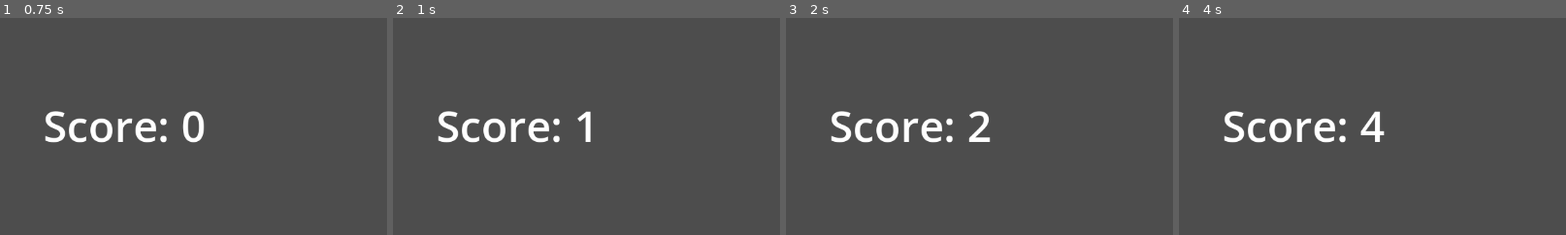
Above: before the commit, frames 1-4 (left to right).
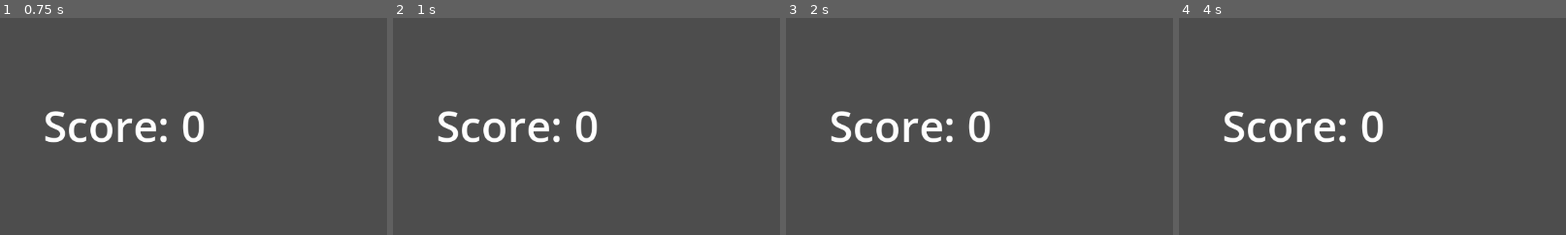
Above: after the commit, the same moments.

Repository: SilverProf/AutoScorer
Game: Godot game, scene res://Scenes/main_text.tscn
The game is run twice, just before and just after one commit, with the same random seed, the same clock (stepped at 60 frames per second) and the same inputs.
Inputs:
- Up to frame 1 (0.75 s): tap Enter at 0.5 s
- Up to frame 2 (1 s): no input
- Up to frame 3 (2 s): tap Space at 1.25 s
- Up to frame 4 (4 s): tap Enter at 2.75 s; tap Space at 3.5 s
The pictures show only the part of the screen within x 34-84%, y 25-75%; the shares and areas given below are measured in that part.

Frame 1 is identical in both runs. In frame 2, 0.5% of the frame differs, in the area x 47-53%, y 42-58%; in frame 3, 0.4%; in frame 4, 0.5%.

Commit message:
Revert "Added Solution 001"

Diff:
--- a/Scripts/main_text.gd
+++ b/Scripts/main_text.gd
@@ -13,12 +13,6 @@
 ########################################################################################################
 
 
-# We'll use this variable to delay increasing the player's score
-var delay: int = 0
-
-# We'll use this variable to track the player's current score
-var score: int = 0
-
 
 ####################################################################################################
 ####																							####
@@ -29,19 +23,6 @@
 ####################################################################################################
 func _process(delta: float) -> void:
 
-	# We'll increase the delay's value by 1, marking 1 frame of delay
-	delay += 1
-
-	# Next, we'll check to see if we've been waiting for 60 frames (60 frames = 1 second)
-	if delay >= 60:
-
-		# If 1 second has passed, we'll increase the player's score
-		score += 1
-
-		# Then, we'll reset the delay
-		delay = 0
-
-		# And finally, we'll update the label to show the player's new score.
-		# This text variable is a built-in field of the Label class.
-		# Set its value (a string) to change what the text says.
-		text = "Score: {0}".format([score])
+	# This text variable is a built-in field of the Label class.
+	# Set its value (a string) to change what the text says.
+	text = "Score: 0"
